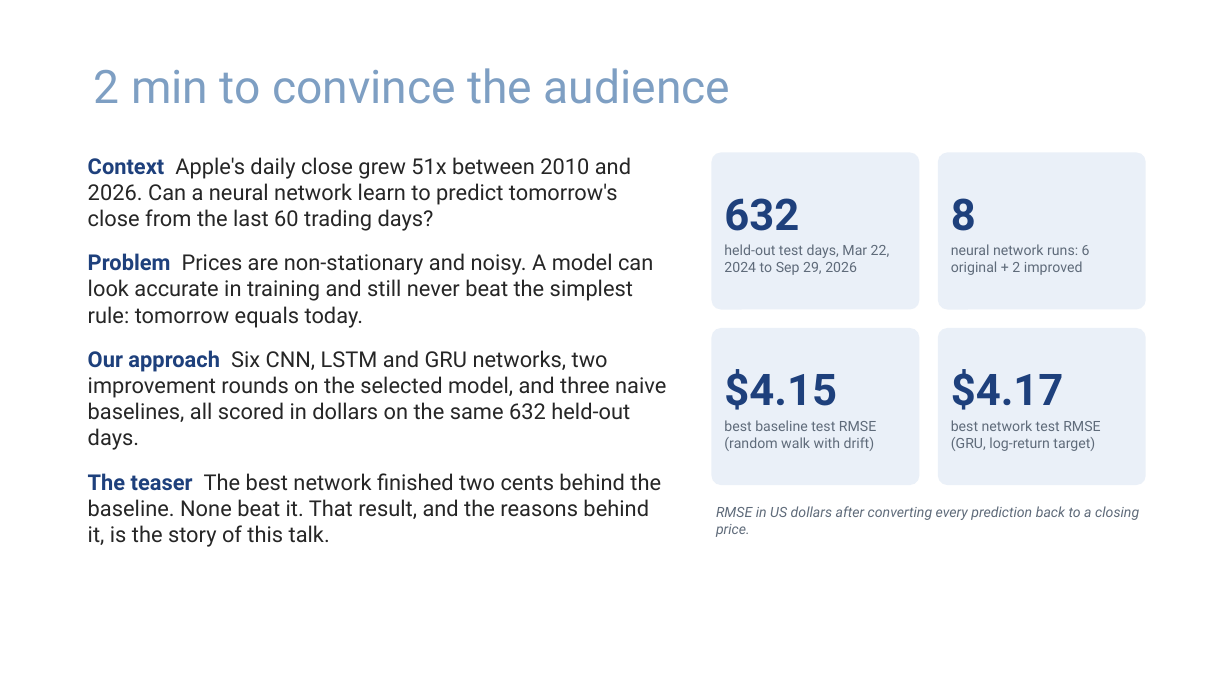
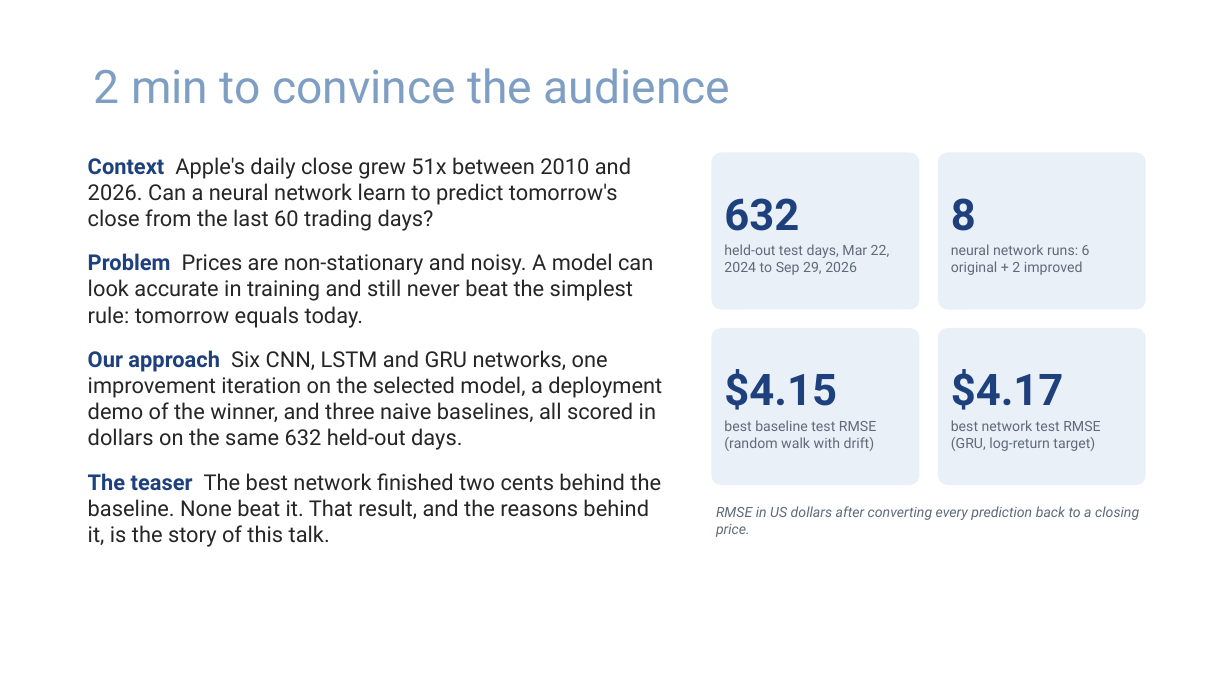
Before and after one commit to wences-psu/Stock_Price_DL, a slide deck: slide 2 of docs/Team7_AAPL_Deep_Learning_Presentation.pptx. Drawn at 1232x693 pixels with LibreOffice and Linux fonts; fonts in the diff are those of the drawing; background and template pictures are left out. Boxes give left, top, right and bottom in pixels: in the first picture for what was removed or moved away, otherwise in the second. Text is boxed around its words. In the diff, an @@ line names an element or a change of style, - is before the commit and + after.

Commit message:
Deploy the log-return GRU; make improvements a CRISP-DM iteration before deployment

```diff
--- a/docs/Team7_AAPL_Deep_Learning_Presentation.pptx
+++ b/docs/Team7_AAPL_Deep_Learning_Presentation.pptx
@@ text at (88, 350, 662, 450): text changed @@
-Our approach Six CNN, LSTM and GRU networks, two improvement rounds on the selected model, and three naive baselines, all scored in dollars on the same 632 held-out days.
+Our approach Six CNN, LSTM and GRU networks, one improvement iteration on the selected model, a deployment demo of the winner, and three naive baselines, all scored in dollars on the same 632 held-out days.
```
Also in this commit, not shown: 9 other slides changed, 17 other files.
